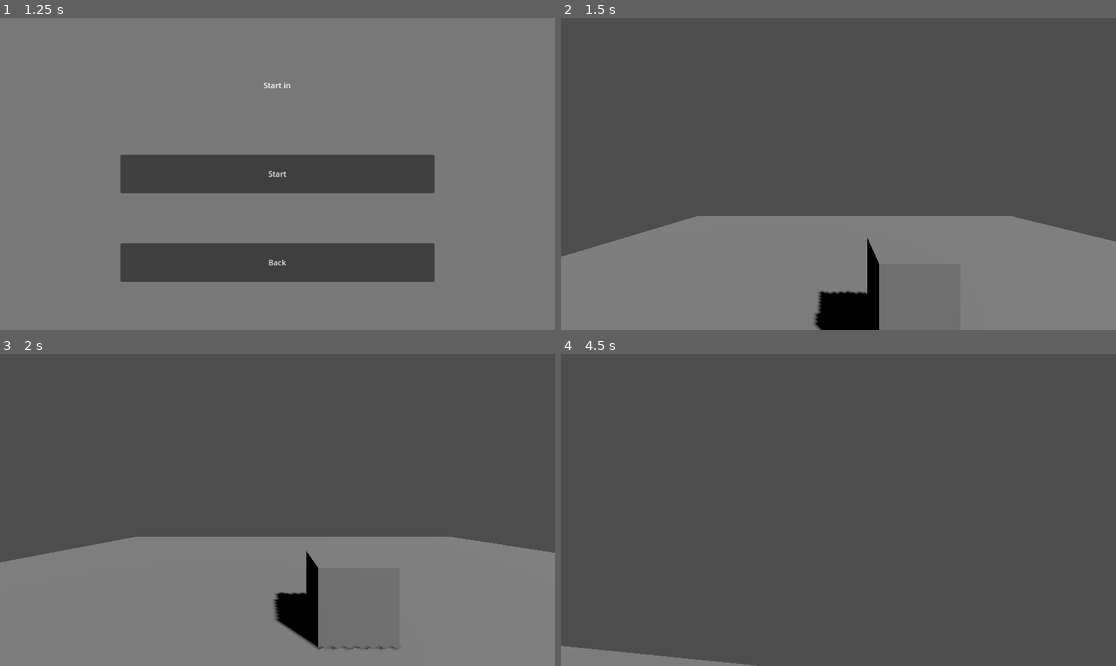
Above: before the commit, frames 1-4 (two rows, left to right).
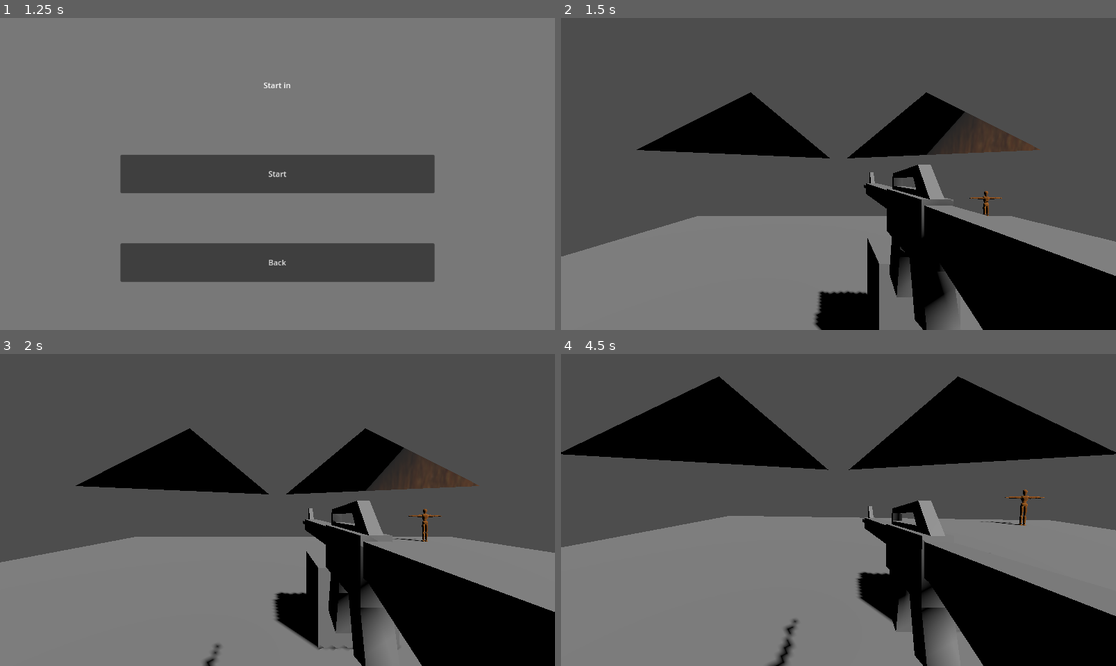
Above: after the commit, the same moments.

Repository: KellyBringino/FirstPersonShooterTest
Game: Godot game, scene res://UI/MainMenu.tscn
Same seed, same stepped clock (60 frames per second), same inputs: the game is played once before the commit and once after it.
Inputs (mouse positions are in pixels of both pictures, inside the frame that each line leads up to):
- Up to frame 1 (1.25 s): click "Start" at 0.5 s
- Up to frame 2 (1.5 s): click "Start" at 1.25 s
- Up to frame 3 (2 s): no input
- Up to frame 4 (4.5 s): tap Enter (ui_accept) at 2, 2.1 s; move the mouse to (866, 510) at 2.02 s; press the mouse at (866, 510) at 2.03 s; hold Up (ui_up) from 2.03 s (still down); tap Space (jump, bound only after the commit) at 2.27, 2.57, 3.02, 3.32 s; move the mouse to (810, 510) at 2.77 s; release the mouse at (810, 510) at 2.78 s; click (810, 510) at 2.85 s; tap Shift (sprint, bound only after the commit) at 3.05 s; move the mouse to (849, 503) at 3.52 s; hold Shift (sprint, bound only after the commit) 3.53-4.28 s; tap F (weapon_swap, bound only after the commit) at 3.8, 4.35 s; move the mouse to (832, 516) at 4.27 s

Frame 1 is identical in both runs. In frame 2, 20% of the frame differs, in the area x 13-100%, y 23-100%; in frame 3, 19%; in frame 4, 58%, in the area x 0-100%, y 7-100%.

Commit message:
added enemies, guns, sprinting

Diff:
--- /dev/null
+++ b/Enemies/enemy.gd
@@ -0,0 +1,24 @@
+extends CharacterBody3D
+
+var health = 100.0
+
+const SPEED = 4.0
+const JUMP_VELOCITY = 4.5
+
+# Get the gravity from the project settings to be synced with RigidBody nodes.
+var gravity = ProjectSettings.get_setting("physics/3d/default_gravity")
+
+
+func _physics_process(delta):
+	# Add the gravity.
+	if not is_on_floor():
+		velocity.y -= gravity * delta
+
+	move_and_slide()
+
+func damage(amount):
+	health -= amount
+
+func hit(point, damage):
+	print(str(health))
+	damage(damage)
--- /dev/null
+++ b/Enemies/enemy.tscn
@@ -0,0 +1,32 @@
+[gd_scene load_steps=7 format=3 uid="uid://d0hem5d3ho1dn"]
+
+[ext_resource type="ArrayMesh" uid="uid://cnfey8w2vh5qx" path="res://Models/dummy_obj.obj" id="1_40vdc"]
+[ext_resource type="Texture2D" uid="uid://dtck2t5ukosyx" path="res://Models/dummy_wood.jpg" id="1_neysr"]
+[ext_resource type="Script" path="res://Enemies/enemy.gd" id="1_qr6at"]
+
+[sub_resource type="CapsuleShape3D" id="CapsuleShape3D_1t7xa"]
+
+[sub_resource type="StandardMaterial3D" id="StandardMaterial3D_ol6x3"]
+albedo_texture = ExtResource("1_neysr")
+
+[sub_resource type="Skin" id="Skin_sen5a"]
+
+[node name="Enemy" type="CharacterBody3D"]
+editor_description = "Enemy"
+collision_layer = 4
+collision_mask = 7
+script = ExtResource("1_qr6at")
+
+[node name="CollisionShape3D" type="CollisionShape3D" parent="."]
+transform = Transform3D(1, 0, 0, 0, 1, 0, 0, 0, 1, 0, 1, 0)
+shape = SubResource("CapsuleShape3D_1t7xa")
+
+[node name="ModelController" type="Node3D" parent="."]
+transform = Transform3D(-1, 0, -8.74228e-08, 0, 1, 0, 8.74228e-08, 0, -1, 0, 0, 0)
+
+[node name="DummyObj" type="MeshInstance3D" parent="ModelController"]
+transform = Transform3D(0.01, 0, 0, 0, 0.01, 0, 0, 0, 0.01, 0, 0, 0)
+material_override = SubResource("StandardMaterial3D_ol6x3")
+mesh = ExtResource("1_40vdc")
+skin = SubResource("Skin_sen5a")
+skeleton = NodePath("../..")
--- a/Global/Game.gd
+++ b/Global/Game.gd
@@ -1,8 +1,15 @@
 extends Node
+
+enum GunType {NONE, RIFLE, PISTOL}
+
+
+const pistolInstance = preload("res://Guns/pistol.tscn")
+const rifleInstance = preload("res://Guns/rifle.tscn")
 
 var paused : bool = false
 var horizontalSensitivity = 0.5
 var verticalSensitivity = 0.5
+var weapons = [GunType.RIFLE,GunType.PISTOL,GunType.NONE]
 
 func _input(event):
 	if event.is_action_pressed("pause"):
@@ -12,8 +19,14 @@
 	paused = !paused
 	if paused:
 		StartUI()
+		$"../World/GUI".pause()
 	else:
 		StartLevel()
+		$"../World/GUI".unpause()
+
+func resume():
+	paused = false
+	StartLevel()
 
 func StartLevel():
 	Input.mouse_mode = Input.MOUSE_MODE_CAPTURED
@@ -22,7 +35,18 @@
 	Input.mouse_mode = Input.MOUSE_MODE_VISIBLE
 
 func playerReady():
-	$"../World/Player".setSens(0.8,0.8)
+	var player = $"../World/Player"
+	player.setSens(0.8,0.8)
+
+	if weapons[0] == GunType.RIFLE:
+		var rifle = rifleInstance.instantiate()
+		$"../World/Player/CameraController/GunController/Weapon1".add_child(rifle)
+
+	if weapons[1] == GunType.PISTOL:
+		var pistol = pistolInstance.instantiate()
+		$"../World/Player/CameraController/GunController/Weapon2".add_child(pistol)
+
+	player.setGuns(weapons)
 
 func pauseCheck():
 	return paused
--- /dev/null
+++ b/Guns/Gun.gd
@@ -0,0 +1,23 @@
+class_name Gun
+extends Node3D
+
+@onready var barrelEnd = get_node("BarrelEnd")
+@onready var shootRay: RayCast3D = get_node("BarrelEnd/ShootRay")
+
+var damage : float
+
+# Called when the node enters the scene tree for the first time.
+func _ready():
+	pass # Replace with function body.
+
+
+# Called every frame. 'delta' is the elapsed time since the previous frame.
+func _process(delta):
+	pass
+
+func fire():
+	var object = shootRay.get_collider()
+	if (object != null):
+		#print("hit a " + str(object))
+		if object.editor_description.contains("Enemy"):
+			object.hit(shootRay.get_collision_point(),damage)
--- /dev/null
+++ b/Guns/pistol.gd
@@ -0,0 +1,7 @@
+extends Gun
+
+func _ready():
+	damage = 15
+
+func _process(delta):
+	pass
--- /dev/null
+++ b/Guns/pistol.tscn
@@ -0,0 +1,17 @@
+[gd_scene load_steps=3 format=3 uid="uid://xr8qex6bgmn5"]
+
+[ext_resource type="ArrayMesh" uid="uid://5bo2xlsbo8pw" path="res://Models/pistol.obj" id="1_a84o4"]
+[ext_resource type="Script" path="res://Guns/pistol.gd" id="1_xr2x7"]
+
+[node name="Pistol" type="Node3D"]
+script = ExtResource("1_xr2x7")
+
+[node name="Pistol" type="MeshInstance3D" parent="."]
+mesh = ExtResource("1_a84o4")
+
+[node name="BarrelEnd" type="Node3D" parent="."]
+transform = Transform3D(1, 0, 0, 0, 1, 0, 0, 0, 1, 0, 0.0936219, -0.251805)
+
+[node name="ShootRay" type="RayCast3D" parent="BarrelEnd"]
+target_position = Vector3(0, 0, -50)
+collision_mask = 5
--- /dev/null
+++ b/Guns/rifle.gd
@@ -0,0 +1,11 @@
+extends Gun
+
+
+# Called when the node enters the scene tree for the first time.
+func _ready():
+	damage = 10
+
+
+# Called every frame. 'delta' is the elapsed time since the previous frame.
+func _process(delta):
+	pass
--- /dev/null
+++ b/Guns/rifle.tscn
@@ -0,0 +1,17 @@
+[gd_scene load_steps=3 format=3 uid="uid://4ls3lt2ptfh0"]
+
+[ext_resource type="Script" path="res://Guns/rifle.gd" id="1_xgiiu"]
+[ext_resource type="ArrayMesh" uid="uid://d1ieu2re8xxlw" path="res://Models/rifle.obj" id="2_8rcnw"]
+
+[node name="Rifle" type="Node3D"]
+script = ExtResource("1_xgiiu")
+
+[node name="Rifle" type="MeshInstance3D" parent="."]
+mesh = ExtResource("2_8rcnw")
+
+[node name="BarrelEnd" type="Node3D" parent="."]
+transform = Transform3D(1, 0, 0, 0, 1, 0, 0, 0, 1, 0, 0.133079, -0.965736)
+
+[node name="ShootRay" type="RayCast3D" parent="BarrelEnd"]
+target_position = Vector3(0, 0, -50)
+collision_mask = 5
--- a/Levels/testing_level.tscn
+++ b/Levels/testing_level.tscn
@@ -1,6 +1,8 @@
-[gd_scene load_steps=6 format=3 uid="uid://mp7msrg85bwo"]
+[gd_scene load_steps=8 format=3 uid="uid://mp7msrg85bwo"]
 
+[ext_resource type="PackedScene" uid="uid://b5gjr4qrdvma7" path="res://UI/GUI.tscn" id="1_8n7cw"]
 [ext_resource type="PackedScene" uid="uid://dq3sqbqaxx6kc" path="res://Player/Player.tscn" id="1_q3npf"]
+[ext_resource type="PackedScene" uid="uid://d0hem5d3ho1dn" path="res://Enemies/enemy.tscn" id="2_jvg7n"]
 
 [sub_resource type="BoxShape3D" id="BoxShape3D_ea8a7"]
 
@@ -11,6 +13,8 @@
 [sub_resource type="PlaneMesh" id="PlaneMesh_52ajt"]
 
 [node name="World" type="Node3D"]
+
+[node name="GUI" parent="." instance=ExtResource("1_8n7cw")]
 
 [node name="RigidBody3D" type="RigidBody3D" parent="."]
 transform = Transform3D(1, 0, 0, 0, 1, 0, 0, 0, 1, 0, 1.32881, 0)
@@ -37,3 +41,9 @@
 
 [node name="Player" parent="." instance=ExtResource("1_q3npf")]
 transform = Transform3D(1, 0, 0, 0, 1, 0, 0, 0, 1, -1, 1.28895, 3)
+
+[node name="Enemy" parent="." instance=ExtResource("2_jvg7n")]
+transform = Transform3D(1, 0, 0, 0, 1, 0, 0, 0, 1, 7, 0, -8)
+
+[node name="Enemy2" parent="." instance=ExtResource("2_jvg7n")]
+transform = Transform3D(1, 0, 0, 0, 1, 0, 0, 0, 1, 5, 0, 1)
--- a/Player/Player.gd
+++ b/Player/Player.gd
@@ -1,7 +1,8 @@
 extends CharacterBody3D
 
 
-const SPEED = 5.0
+const SPEED = 4.0
+const SPRINT_MULT = 1.5
 const JUMP_VELOCITY = 7
 
 @export var TILT_LOWER_LIMIT := deg_to_rad(-90.0)
@@ -9,11 +10,20 @@
 @export var CAMERA_CONTROLLER : Camera3D
 
 var mouseInput : bool = false
+var sprinting : bool = false
 var mouseRot : Vector3
 var rotInput : float
 var tiltInput : float
 var horizontalsens : float = 1.0
 var verticalsens : float = 1.0
+
+var holdingPrimary : bool = true
+var holdingHeavy : bool = false
+var primary
+var secondary
+var heavy
+
+var DEV_pos : Vector3
 
 var gravity = ProjectSettings.get_setting("physics/3d/default_gravity")
 
@@ -27,47 +37,142 @@
 	if not is_on_floor():
 		velocity.y -= gravity * delta
 
+	pointGun()
+	move(delta)
+	updateCamera(delta)
+
+	move_and_slide()
+
+func fireHeldGun():
+	if holdingHeavy:
+		heavy.fire()
+	else:
+		if holdingPrimary:
+			primary.fire()
+		else:
+			secondary.fire()
+
+func move(delta):
 	# Handle jump.
-	if Input.is_action_just_pressed("ui_accept") and is_on_floor():
+	if Input.is_action_just_pressed("jump") and is_on_floor():
 		velocity.y = JUMP_VELOCITY
 
-	# Get the input direction and handle the movement/deceleration.
-	# As good practice, you should replace UI actions with custom gameplay actions.
-	var input_dir = Input.get_vector("ui_left", "ui_right", "ui_up", "ui_down")
-	var direction = (transform.basis * Vector3(input_dir.x, 0, input_dir.y)).normalized()
+	# Get the input direction
+	var input_dir = Input.get_vector("left", "right", "forward", "backward")
+	var direction = (transform.basis * Vector3(input_dir.x, 0, input_dir.y))
+
+	#check if sprinting, then modify speed if sprinting
+	sprinting = Input.is_action_pressed("sprint")
+	if sprinting:
+		direction = (transform.basis * Vector3(input_dir.x * 0.5, 0, input_dir.y * SPRINT_MULT))
+
+	#handle movement and deceleration
 	if direction:
 		velocity.x = direction.x * SPEED
 		velocity.z = direction.z * SPEED
+		#print("speed: " + str(((position - DEV_pos)/delta).length()))
+		#DEV_pos = position
 	else:
 		velocity.x = move_toward(velocity.x, 0, SPEED)
 		velocity.z = move_toward(velocity.z, 0, SPEED)
 
-	updateCamera(delta)
-
-	move_and_slide()
+func pointGun():
+	if $CameraController/Camera3D/lookRay.is_colliding():
+		var lookpoint = $CameraController/Camera3D/lookRay.get_collision_point()
+		$CameraController/GunController.look_at(lookpoint, Vector3(0,1,0))
+	else:
+		$CameraController/GunController.rotation = Vector3.ZERO
 
 func updateCamera(delta):
+	#find mouse movement
 	mouseRot.x += tiltInput * delta * 0.7 * verticalsens
 	mouseRot.x = clamp(mouseRot.x, TILT_LOWER_LIMIT, TILT_UPPER_LIMIT)
 	mouseRot.y += rotInput * delta * 0.6 * horizontalsens
-
+	#move camera up and down
 	CameraController.transform.basis = Basis.from_euler(mouseRot)
 	CameraController.rotation.y = 0.0
 	CameraController.rotation.z = 0.0
-
+	#turn player left and right
 	transform.basis = Basis.from_euler(mouseRot)
 	rotation.x = 0.0
 	rotation.z = 0.0
-
+	#reset input variables
 	rotInput = 0.0
 	tiltInput = 0.0
+
+
+func setSens(x,y):
+	horizontalsens = x
+	verticalsens = y
+
+func swapWeapons():
+	if holdingHeavy:
+		if holdingPrimary:
+			equipPrimary()
+		else:
+			equipSecondary()
+	else:
+		if holdingPrimary:
+			equipSecondary()
+		else:
+			equipPrimary()
+
+func swapHeavy():
+	equipHeavy()
+
+func equipPrimary():
+	holdingPrimary = true
+	holdingHeavy = false
+	$CameraController/GunController/Weapon2.hide()
+	$CameraController/GunController/Weapon3.hide()
+	$CameraController/GunController/Weapon1.show()
+func equipSecondary():
+	holdingPrimary = false
+	holdingHeavy = false
+	$CameraController/GunController/Weapon1.hide()
+	$CameraController/GunController/Weapon3.hide()
+	$CameraController/GunController/Weapon2.show()
+func equipHeavy():
+	holdingHeavy = true
+	$CameraController/GunController/Weapon1.hide()
+	$CameraController/GunController/Weapon2.hide()
+	$CameraController/GunController/Weapon3.show()
+
+func setGuns(allThree):
+	match allThree[0]:
+		Game.GunType.NONE:
+			primary = null
+		Game.GunType.RIFLE:
+			primary = $CameraController/GunController/Weapon1/Rifle
+	match allThree[1]:
+		Game.GunType.NONE:
+			secondary = null
+		Game.GunType.PISTOL:
+			secondary = $CameraController/GunController/Weapon2/Pistol
+	match allThree[2]:
+		Game.GunType.NONE:
+			heavy = null
+
+	if allThree[0] == Game.GunType.NONE:
+		equipSecondary()
+	else:
+		equipPrimary()
+
+func _on_swap_button_timer_timeout():
+	swapHeavy()
+
+func _input(event):
+	if event.is_action_pressed("weapon_swap"):
+		$SwapButtonTimer.start()
+		swapWeapons()
+	if event.is_action_released("weapon_swap"):
+		$SwapButtonTimer.stop()
+
+	if event.is_action_pressed("fire"):
+		fireHeldGun()
 
 func _unhandled_input(event):
 	mouseInput = !Game.pauseCheck() and event is InputEventMouseMotion
 	if mouseInput:
 		rotInput = -event.relative.x
 		tiltInput = -event.relative.y
-
-func setSens(x,y):
-	horizontalsens = x
-	verticalsens = y
--- a/Player/Player.tscn
+++ b/Player/Player.tscn
@@ -1,10 +1,17 @@
-[gd_scene load_steps=3 format=3 uid="uid://dq3sqbqaxx6kc"]
+[gd_scene load_steps=6 format=3 uid="uid://dq3sqbqaxx6kc"]
 
 [ext_resource type="Script" path="res://Player/Player.gd" id="1_c8ruj"]
+[ext_resource type="Texture2D" uid="uid://dtck2t5ukosyx" path="res://Models/dummy_wood.jpg" id="2_0u6d6"]
+[ext_resource type="ArrayMesh" uid="uid://cnfey8w2vh5qx" path="res://Models/dummy_obj.obj" id="2_ermy0"]
 
 [sub_resource type="CapsuleShape3D" id="CapsuleShape3D_gp11y"]
 
+[sub_resource type="StandardMaterial3D" id="StandardMaterial3D_vsm7h"]
+albedo_texture = ExtResource("2_0u6d6")
+
 [node name="Player" type="CharacterBody3D"]
+collision_layer = 2
+collision_mask = 5
 script = ExtResource("1_c8ruj")
 
 [node name="CollisionShape3D" type="CollisionShape3D" parent="."]
@@ -12,6 +19,33 @@
 shape = SubResource("CapsuleShape3D_gp11y")
 
 [node name="CameraController" type="Node3D" parent="."]
-transform = Transform3D(1, 0, 0, 0, 1, 0, 0, 0, 1, 0, 1.7, 0)
+transform = Transform3D(1, 0, 0, 0, 1, 0, 0, 0, 1, 0, 1.50323, 0)
 
 [node name="Camera3D" type="Camera3D" parent="CameraController"]
+transform = Transform3D(1, 0, 0, 0, 1, 0, 0, 0, 1, 0, 0.196773, 0)
+
+[node name="lookRay" type="RayCast3D" parent="CameraController/Camera3D"]
+target_position = Vector3(0, 0, -100)
+
+[node name="GunController" type="Node3D" parent="CameraController"]
+transform = Transform3D(1, 0, 0, 0, 1, 0, 0, 0, 1, 0.18532, -0.019666, -0.404361)
+
+[node name="Weapon1" type="Node3D" parent="CameraController/GunController"]
+
+[node name="Weapon2" type="Node3D" parent="CameraController/GunController"]
+
+[node name="Weapon3" type="Node3D" parent="CameraController/GunController"]
+
+[node name="ModelController" type="Node3D" parent="."]
+transform = Transform3D(-1, 0, -8.74228e-08, 0, 1, 0, 8.74228e-08, 0, -1, 0, 0, 0)
+
+[node name="DummyObj" type="MeshInstance3D" parent="ModelController"]
+transform = Transform3D(0.01, 0, 0, 0, 0.01, 0, 0, 0, 0.01, 0, 0, 0)
+material_override = SubResource("StandardMaterial3D_vsm7h")
+mesh = ExtResource("2_ermy0")
+skeleton = NodePath("../..")
+
+[node name="SwapButtonTimer" type="Timer" parent="."]
+one_shot = true
+
+[connection signal="timeout" from="SwapButtonTimer" to="." method="_on_swap_button_timer_timeout"]
--- /dev/null
+++ b/UI/GUI.tscn
@@ -0,0 +1,82 @@
+[gd_scene load_steps=2 format=3 uid="uid://b5gjr4qrdvma7"]
+
+[ext_resource type="Script" path="res://UI/UI.gd" id="1_81un3"]
+
+[node name="GUI" type="Node2D"]
+script = ExtResource("1_81un3")
+
+[node name="CanvasLayer" type="CanvasLayer" parent="."]
+
+[node name="PauseMenu" type="MarginContainer" parent="CanvasLayer"]
+anchors_preset = 15
+anchor_right = 1.0
+anchor_bottom = 1.0
+grow_horizontal = 2
+grow_vertical = 2
+theme_override_constants/margin_left = 100
+theme_override_constants/margin_top = 100
+theme_override_constants/margin_right = 100
+theme_override_constants/margin_bottom = 100
+
+[node name="ColorRect" type="ColorRect" parent="CanvasLayer/PauseMenu"]
+layout_mode = 2
+color = Color(0.376471, 0.376471, 0.376471, 0.627451)
+
+[node name="MenuItemsContainer" type="MarginContainer" parent="CanvasLayer/PauseMenu"]
+layout_mode = 2
+theme_override_constants/margin_left = 50
+theme_override_constants/margin_top = 50
+theme_override_constants/margin_right = 50
+theme_override_constants/margin_bottom = 50
+
+[node name="VBoxContainer" type="VBoxContainer" parent="CanvasLayer/PauseMenu/MenuItemsContainer"]
+layout_mode = 2
+
+[node name="PauseLabelContainer" type="MarginContainer" parent="CanvasLayer/PauseMenu/MenuItemsContainer/VBoxContainer"]
+layout_mode = 2
+size_flags_vertical = 3
+
+[node name="PauseLabel" type="Label" parent="CanvasLayer/PauseMenu/MenuItemsContainer/VBoxContainer/PauseLabelContainer"]
+layout_mode = 2
+text = "Paused"
+horizontal_alignment = 1
+
+[node name="ResumeButtonContainer" type="MarginContainer" parent="CanvasLayer/PauseMenu/MenuItemsContainer/VBoxContainer"]
+layout_mode = 2
+size_flags_vertical = 3
+theme_override_constants/margin_left = 200
+theme_override_constants/margin_top = 25
+theme_override_constants/margin_right = 200
+theme_override_constants/margin_bottom = 25
+
+[node name="ResumeButton" type="Button" parent="CanvasLayer/PauseMenu/MenuItemsContainer/VBoxContainer/ResumeButtonContainer"]
+layout_mode = 2
+text = "Resume"
+
+[node name="LevelSelectButtonContainer2" type="MarginContainer" parent="CanvasLayer/PauseMenu/MenuItemsContainer/VBoxContainer"]
+layout_mode = 2
+size_flags_vertical = 3
+theme_override_constants/margin_left = 200
+theme_override_constants/margin_top = 25
+theme_override_constants/margin_right = 200
+theme_override_constants/margin_bottom = 25
+
+[node name="LevelSelectButton" type="Button" parent="CanvasLayer/PauseMenu/MenuItemsContainer/VBoxContainer/LevelSelectButtonContainer2"]
+layout_mode = 2
+text = "Level Select"
+
+[node name="MainMenuButtonContainer" type="MarginContainer" parent="CanvasLayer/PauseMenu/MenuItemsContainer/VBoxContainer"]
+layout_mode = 2
+size_flags_vertical = 3
+theme_override_constants/margin_left = 200
+theme_override_constants/margin_top = 25
+theme_override_constants/margin_right = 200
+theme_override_constants/margin_bottom = 25
+
+[node name="MainMenuButton" type="Button" parent="CanvasLayer/PauseMenu/MenuItemsContainer/VBoxContainer/MainMenuButtonContainer"]
+layout_mode = 2
+text = "Main Menu"
+
+[connection signal="pressed" from="CanvasLayer/PauseMenu/MenuItemsContainer/VBoxContainer/ResumeButtonContainer/ResumeButton" to="." method="_on_resume_button_pressed"]
+[connection signal="pressed" from="CanvasLayer/PauseMenu/MenuItemsContainer/VBoxContainer/LevelSelectButtonContainer2/LevelSelectButton" to="." method="_on_level_select_button_pressed"]
+[connection signal="pressed" from="CanvasLayer/PauseMenu/MenuItemsContainer/VBoxContainer/MainMenuButtonContainer/MainMenuButton" to="." method="_on_main_menu_button_pressed"]
--- /dev/null
+++ b/UI/UI.gd
@@ -0,0 +1,20 @@
+extends Node2D
+
+
+# Called when the node enters the scene tree for the first time.
+func _ready():
+	unpause()
+
+func pause():
+	$CanvasLayer/PauseMenu.show()
+func unpause():
+	$CanvasLayer/PauseMenu.hide()
+
+func _on_resume_button_pressed():
+	Game.resume()
+
+func _on_main_menu_button_pressed():
+	Utils.returnToMainMenu()
+
+func _on_level_select_button_pressed():
+	Utils.levelSelect()
--- a/project.godot
+++ b/project.godot
@@ -59,6 +59,46 @@
 "events": [Object(InputEventKey,"resource_local_to_scene":false,"resource_name":"","device":-1,"window_id":0,"alt_press …(182 unchanged characters)…
 ]
 }
+forward={
+"deadzone": 0.5,
+"events": [Object(InputEventKey,"resource_local_to_scene":false,"resource_name":"","device":-1,"window_id":0,"alt_pressed":false,"shift_pressed":false,"ctrl_pressed":false,"meta_pressed":false,"pressed":false,"keycode":0,"physical_keycode":87,"key_label":0,"unicode":119,"echo":false,"script":null)
+]
+}
+backward={
+"deadzone": 0.5,
+"events": [Object(InputEventKey,"resource_local_to_scene":false,"resource_name":"","device":-1,"window_id":0,"alt_pressed":false,"shift_pressed":false,"ctrl_pressed":false,"meta_pressed":false,"pressed":false,"keycode":0,"physical_keycode":83,"key_label":0,"unicode":115,"echo":false,"script":null)
+]
+}
+left={
+"deadzone": 0.5,
+"events": [Object(InputEventKey,"resource_local_to_scene":false,"resource_name":"","device":-1,"window_id":0,"alt_pressed":false,"shift_pressed":false,"ctrl_pressed":false,"meta_pressed":false,"pressed":false,"keycode":0,"physical_keycode":65,"key_label":0,"unicode":97,"echo":false,"script":null)
+]
+}
+right={
+"deadzone": 0.5,
+"events": [Object(InputEventKey,"resource_local_to_scene":false,"resource_name":"","device":-1,"window_id":0,"alt_pressed":false,"shift_pressed":false,"ctrl_pressed":false,"meta_pressed":false,"pressed":false,"keycode":0,"physical_keycode":68,"key_label":0,"unicode":100,"echo":false,"script":null)
+]
+}
+jump={
+"deadzone": 0.5,
+"events": [Object(InputEventKey,"resource_local_to_scene":false,"resource_name":"","device":-1,"window_id":0,"alt_pressed":false,"shift_pressed":false,"ctrl_pressed":false,"meta_pressed":false,"pressed":false,"keycode":0,"physical_keycode":32,"key_label":0,"unicode":32,"echo":false,"script":null)
+]
+}
+sprint={
+"deadzone": 0.5,
+"events": [Object(InputEventKey,"resource_local_to_scene":false,"resource_name":"","device":-1,"window_id":0,"alt_pressed":false,"shift_pressed":false,"ctrl_pressed":false,"meta_pressed":false,"pressed":false,"keycode":0,"physical_keycode":4194325,"key_label":0,"unicode":0,"echo":false,"script":null)
+]
+}
+weapon_swap={
+"deadzone": 0.5,
+"events": [Object(InputEventKey,"resource_local_to_scene":false,"resource_name":"","device":-1,"window_id":0,"alt_pressed":false,"shift_pressed":false,"ctrl_pressed":false,"meta_pressed":false,"pressed":false,"keycode":0,"physical_keycode":70,"key_label":0,"unicode":102,"echo":false,"script":null)
+]
+}
+fire={
+"deadzone": 0.5,
+"events": [Object(InputEventMouseButton,"resource_local_to_scene":false,"resource_name":"","device":-1,"window_id":0,"alt_pressed":false,"shift_pressed":false,"ctrl_pressed":false,"meta_pressed":false,"button_mask":1,"position":Vector2(219, 13),"global_position":Vector2(223, 54),"factor":1.0,"button_index":1,"canceled":false,"pressed":true,"double_click":false,"script":null)
+]
+}
 
 [physics]
 
Not shown, added: Models/dummy_obj.mtl
Not shown, added: Models/dummy_obj.obj
Not shown, added: Models/dummy_obj.obj.import
Binary file added: Models/dummy_wood.jpg
Not shown, added: Models/dummy_wood.jpg.import
Not shown, added: Models/pistol.mtl
Not shown, added: Models/pistol.obj
Not shown, added: Models/pistol.obj.import
Not shown, added: Models/rifle.mtl
Not shown, added: Models/rifle.obj
Not shown, added: Models/rifle.obj.import
Binary file added: reference images/m16.jpg
(and 4 more such lines)
